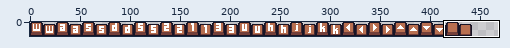
Sprite sheet, stored at Assets/Main Menu/UI/Sprites/Keys.png. Above, an overview of the earlier version with the close-up marked.
Close-up. Earlier state:
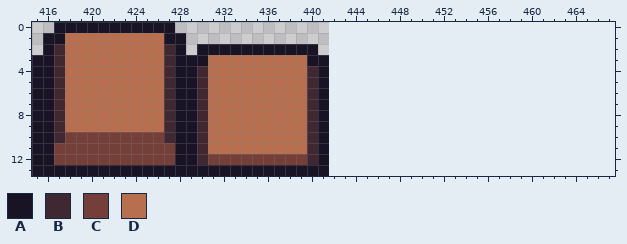
The file is 442x14 pixels. Shown: x 415..467, y 0..13. The old version is drawn lined up with the new one, on the new canvas.
Palette (. is transparent): A #181425  B #3f2832  C #743f39  D #b86f50
Pixels before, first column x 415:
 0 ..AAAAAAAAAAA..............
 1 .AADDDDDDDDDAA.............
 2 .ABDDDDDDDDDBA.AAAAAAAAAAA.
 3 AABDDDDDDDDDBAAADDDDDDDDDAA
 4 AABDDDDDDDDDBAABDDDDDDDDDBA
 5 AABDDDDDDDDDBAABDDDDDDDDDBA
 6 AABDDDDDDDDDBAABDDDDDDDDDBA
 7 AABDDDDDDDDDBAABDDDDDDDDDBA
 8 AABDDDDDDDDDBAABDDDDDDDDDBA
 9 AABDDDDDDDDDBAABDDDDDDDDDBA
10 AABCCCCCCCCCBAABDDDDDDDDDBA
11 AACCCCCCCCCCCAABDDDDDDDDDBA
12 AACCCCCCCCCCCAABCCCCCCCCCBA
13 AAAAAAAAAAAAAAAAAAAAAAAAAAA
After the commit:
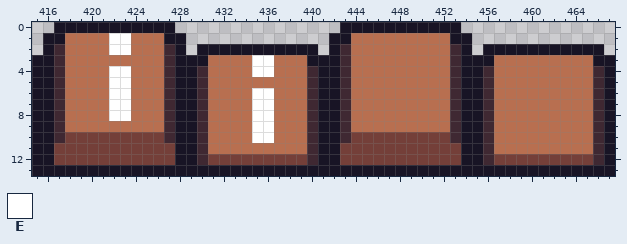
Colours new in this view: E #ffffff
From the commit log: Create wide keys sprite sheet
From old to new:
canvas 442x14 -> 468x14
Changed rows in their new state; - is an unchanged pixel.
first column x 422:
 0 ---------------------AAAAAAAAAAA--------------
 1 EE------------------AADDDDDDDDDAA-------------
 2 EE------------------ABDDDDDDDDDBA-AAAAAAAAAAA-
 3 -------------EE-----ABDDDDDDDDDBAAADDDDDDDDDAA
 4 EE-----------EE-----ABDDDDDDDDDBAABDDDDDDDDDBA
 5 EE------------------ABDDDDDDDDDBAABDDDDDDDDDBA
 6 EE-----------EE-----ABDDDDDDDDDBAABDDDDDDDDDBA
 7 EE-----------EE-----ABDDDDDDDDDBAABDDDDDDDDDBA
 8 EE-----------EE-----ABDDDDDDDDDBAABDDDDDDDDDBA
 9 -------------EE-----ABDDDDDDDDDBAABDDDDDDDDDBA
10 -------------EE-----ABCCCCCCCCCBAABDDDDDDDDDBA
11 --------------------ACCCCCCCCCCCAABDDDDDDDDDBA
12 --------------------ACCCCCCCCCCCAABCCCCCCCCCBA
13 --------------------AAAAAAAAAAAAAAAAAAAAAAAAAA
Changed places in both close-ups, as pixel boxes (x1, y1, x2, y2):
added: (329, 22, 615, 176)
changed: (109, 33, 131, 121)
changed: (252, 55, 274, 143)
